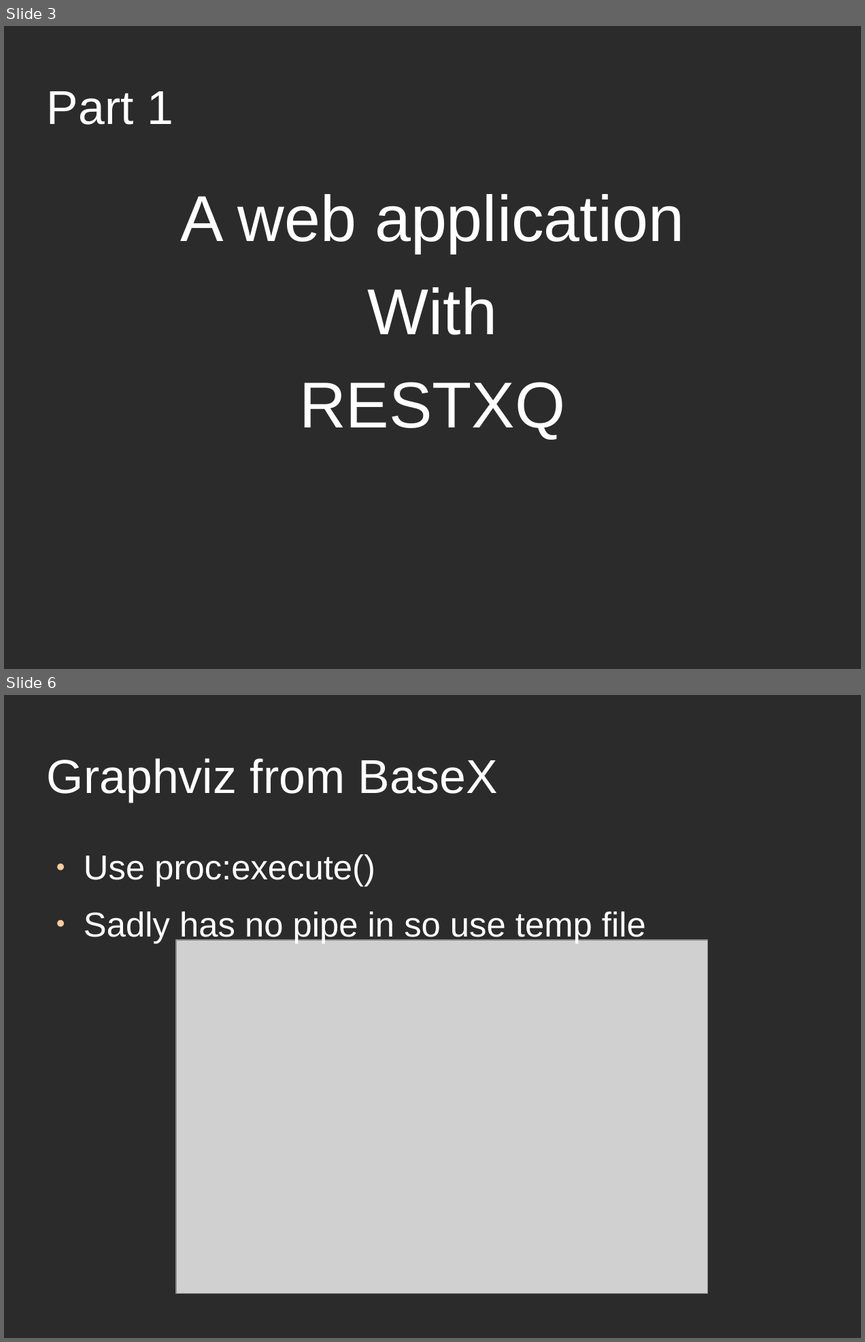
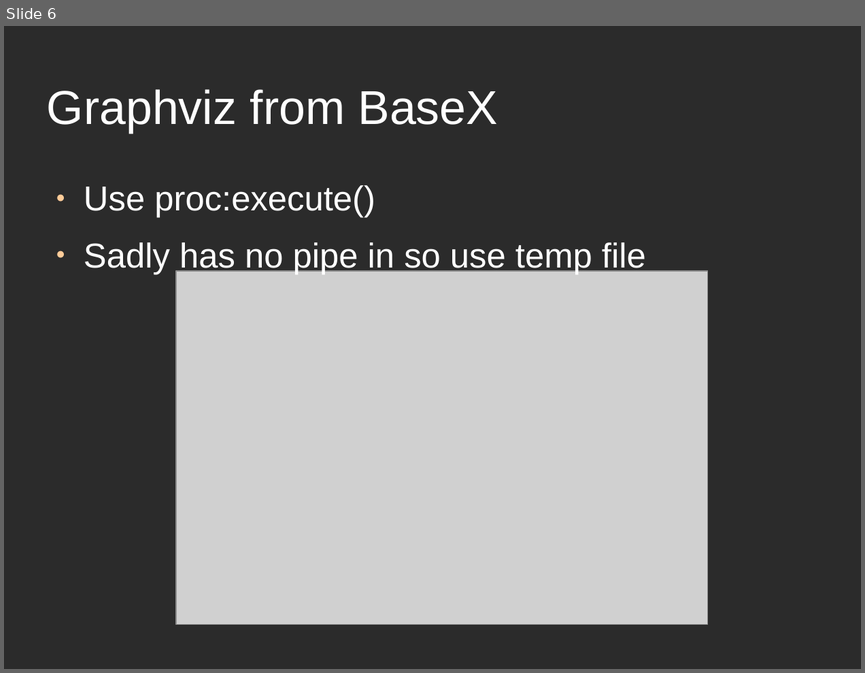
Before and after one commit to apb2006/graphxq, a slide deck: src/graphxq/talk/BaseX-user-group-talk.odp. Shown one above the other, each under a label of ours: slides 3 and 6 before the commit, slide 6 after it; the slides between them are not shown. The pictures are 865x1342 and 865x673 pixels, drawn with LibreOffice and Linux fonts; fonts in the diff are those of the drawing; grey boxes stand for pictures; background and template pictures are left out; a plain dark background stands for a picture behind light text. Boxes give left, top, right and bottom in pixels: in the first picture for what was removed or moved away, otherwise in the second. Text is boxed around its words. In the diff, an @@ line names an element or a change of style, - is before the commit and + after.

```diff
--- a/src/graphxq/talk/BaseX-user-group-talk.odp
+++ b/src/graphxq/talk/BaseX-user-group-talk.odp
@@ slide 3 removed at [4,26,861,669], background picture (left out) @@
@@ title removed at [47,91,173,125] @@
-Part 1
@@ text removed at [180,194,684,439] @@
-A web application
-With
-RESTXQ
```
Also in this commit, not shown: 17 slides changed, 8 slides added, 7 other slides removed, 15 other files.
